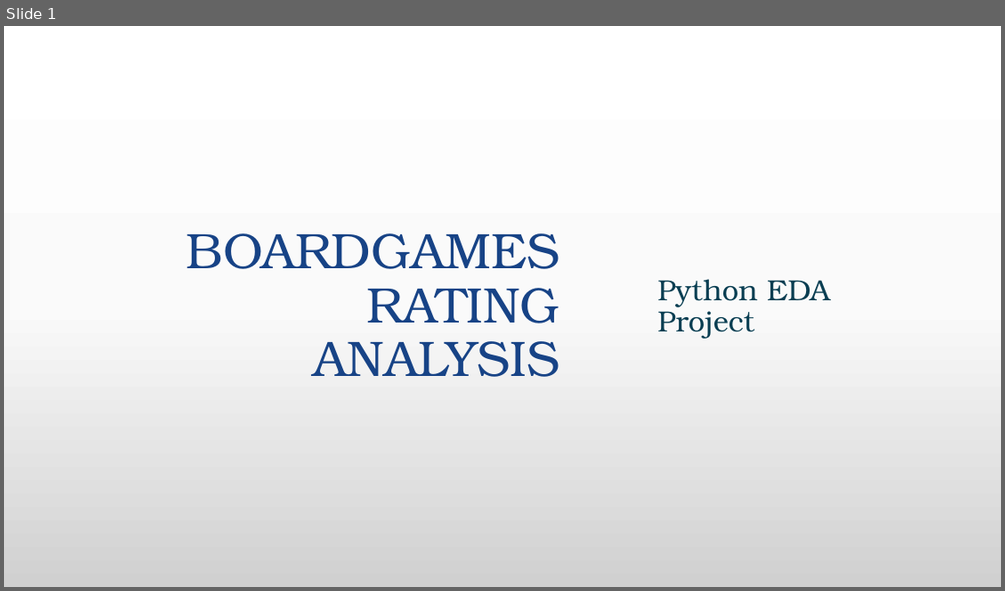
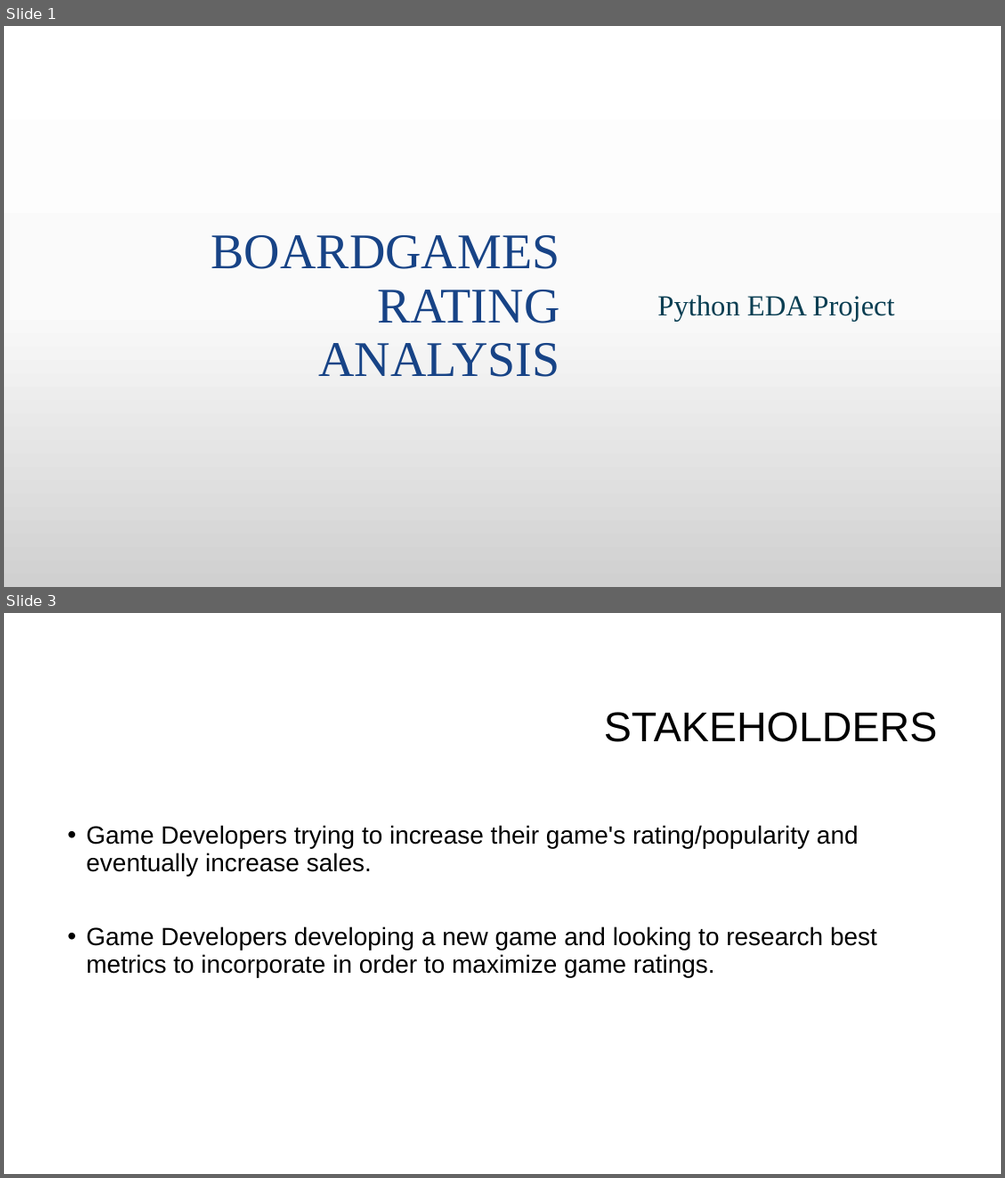
Before and after one commit to suhitasva/Python_EDA_Project_SVA, a slide deck: Boardgame_analysis_presentation.pptx. Shown one above the other, each under a label of ours: slide 1 before the commit, slides 1 and 3 after it; the slides between them are not shown. The pictures are 1005x591 and 1005x1178 pixels, drawn with LibreOffice and Linux fonts; fonts in the diff are those of the drawing; background and template pictures are left out. Boxes give left, top, right and bottom in pixels: in the first picture for what was removed or moved away, otherwise in the second. Text is boxed around its words. In the diff, an @@ line names an element or a change of style, - is before the commit and + after.

Commit message:
Slides created for question of interest, stakeholder, dataset related information

```diff
--- a/Boardgame_analysis_presentation.pptx
+++ b/Boardgame_analysis_presentation.pptx
@@ slide 3 added at bbox=[4, 613, 1001, 1174], background #FFFFFF @@
@@ title added at bbox=[604, 712, 938, 742], 40 pt, text #000000 @@
+STAKEHOLDERS
@@ text added at bbox=[86, 825, 877, 977], 24 pt, text #000000 @@
+• Game Developers trying to increase their game's rating/popularity and eventually increase sales.
+• Game Developers developing a new game and looking to research best metrics to incorporate in order to maximize game ratings.
@@ slide 1 changed as well @@
@@ title "BOARDGAMES RATING ANALYSIS" at bbox=[211, 235, 560, 377]: font TeX Gyre Bonum to Times New Roman @@
@@ subtitle "Python EDA Project" at bbox=[657, 295, 894, 321]: font TeX Gyre Bonum to Times New Roman @@
```
Also in this commit, not shown: 3 other slides added, 1 slide removed.
